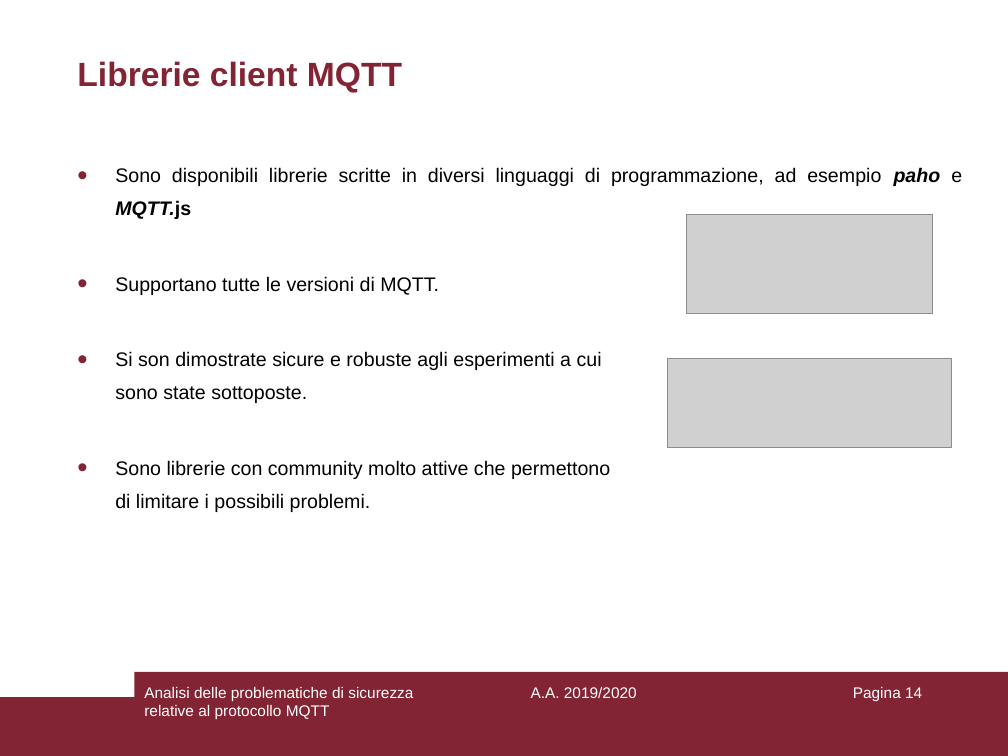
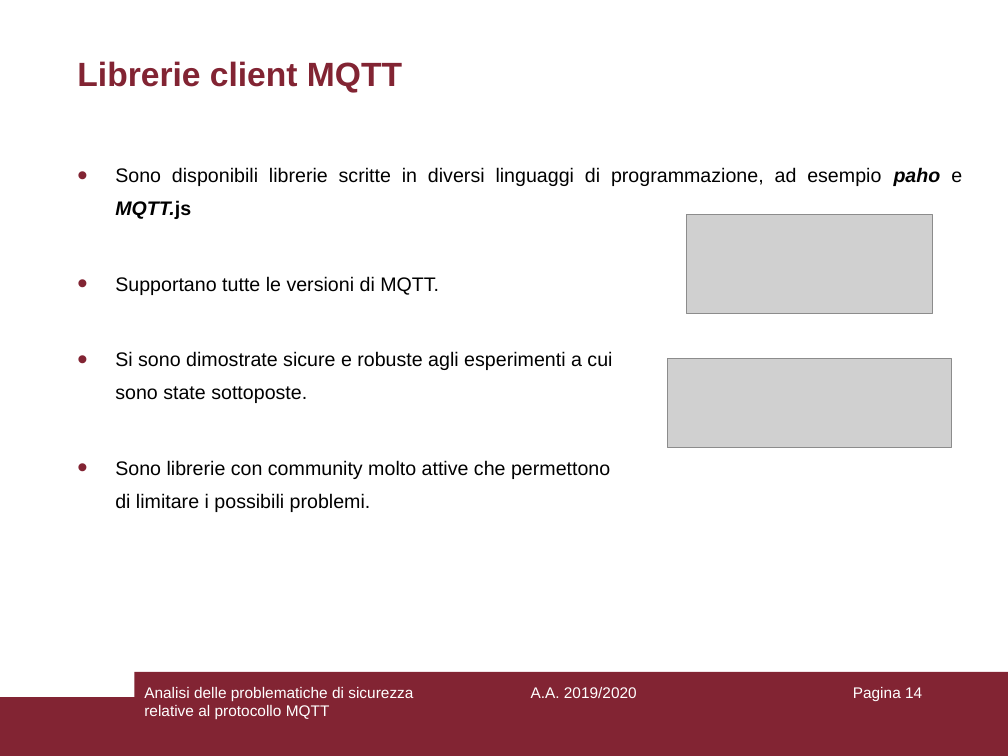
Before and after one commit to aedoardo/bachelor-degree-thesis, a slide deck: slide 14 of slides/Presentazione.ppt. Drawn at 1008x756 pixels with LibreOffice and Linux fonts; fonts in the diff are those of the drawing; grey boxes stand for pictures. Boxes give left, top, right and bottom in pixels: in the first picture for what was removed or moved away, otherwise in the second. Text is boxed around its words. In the diff, an @@ line names an element or a change of style, - is before the commit and + after.

```diff
--- a/slides/Presentazione.ppt
+++ b/slides/Presentazione.ppt
@@ text at (115,351,612,403): text changed @@
-• Si son dimostrate sicure e robuste agli esperimenti a cui
-  sono state sottoposte.
+• Si sono dimostrate sicure e robuste agli esperimenti a cui
+  sono state sottoposte.
```
Also in this commit, not shown: 7 other slides changed, 1 other file.
